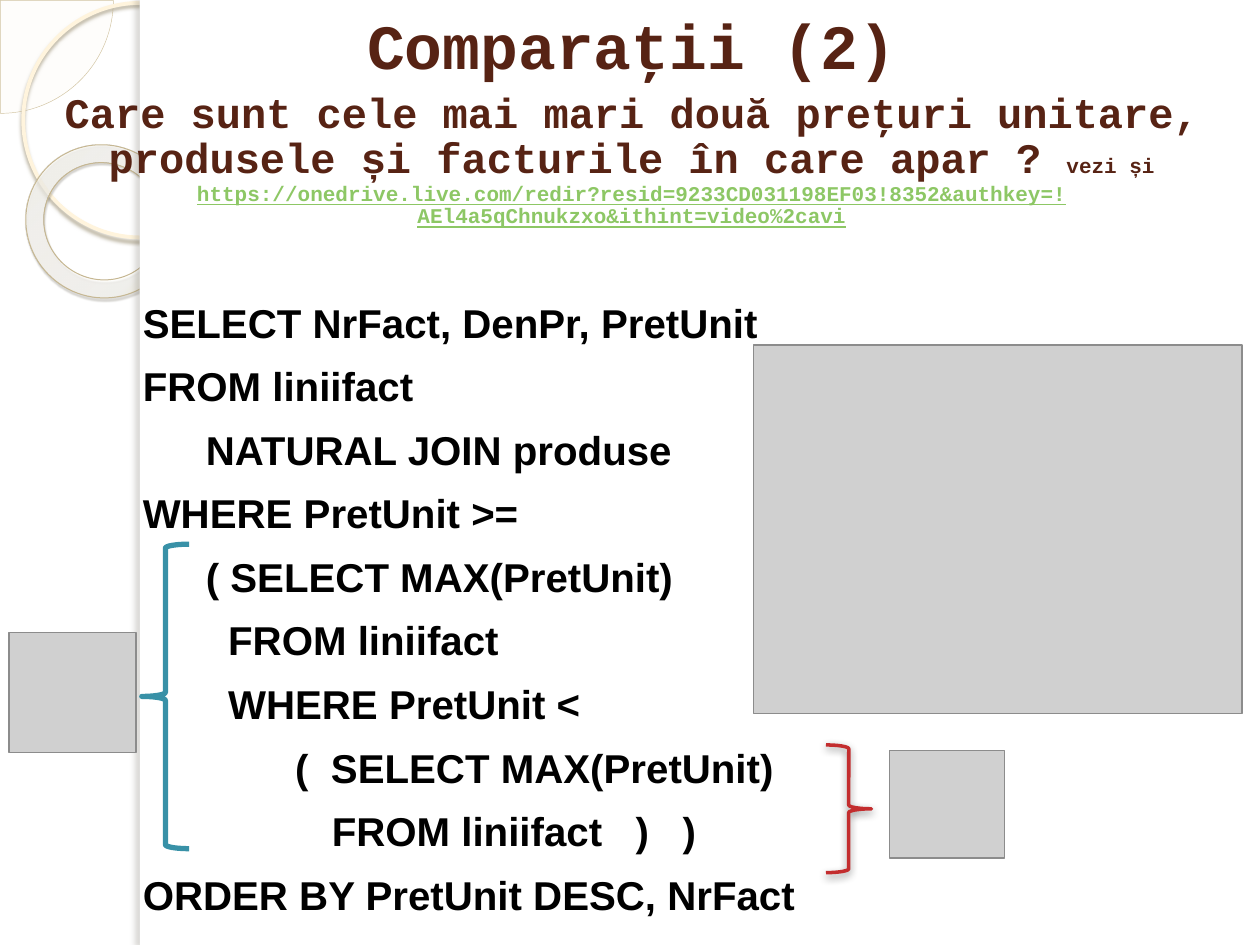
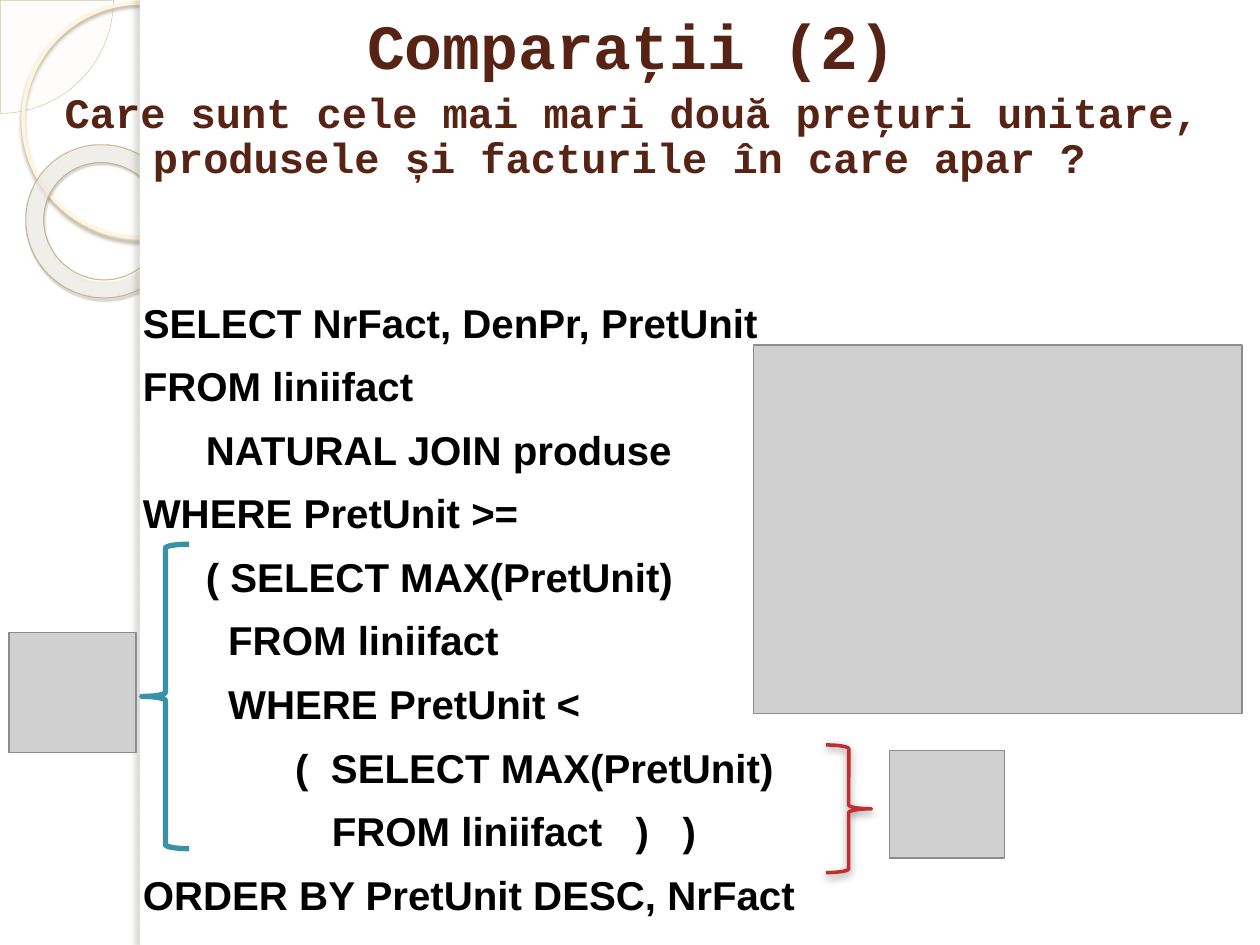
Before and after one commit to marinfotache/Baze-de-date-I, a slide deck: slide 10 of 14-18_SQL Interogari avansate/15_SQL6_SELECT_Subconsultari_WHERE_HAVING.pptx. Drawn at 1260x945 pixels with LibreOffice and Linux fonts; fonts in the diff are those of the drawing; grey boxes stand for pictures; background and template pictures are left out. Boxes give left, top, right and bottom in pixels: in the first picture for what was removed or moved away, otherwise in the second. Text is boxed around its words. In the diff, an @@ line names an element or a change of style, - is before the commit and + after.

```diff
--- a/14-18_SQL Interogari avansate/15_SQL6_SELECT_Subconsultari_WHERE_HAVING.pptx
+++ b/14-18_SQL Interogari avansate/15_SQL6_SELECT_Subconsultari_WHERE_HAVING.pptx
@@ text at (65,98,1199,183): text changed; size 12 to 24 pt; text colour #8DC765 to #572314 @@
-Care sunt cele mai mari două preţuri unitare, produsele și facturile în care apar ? vezi și
-https://onedrive.live.com/redir?resid=9233CD031198EF03!8352&authkey=!AEl4a5qChnukzxo&ithint=video%2cavi
+Care sunt cele mai mari două preţuri unitare, produsele și facturile în care apar ?
```
Also in this commit, not shown: 2 other slides changed, 1 other file.
